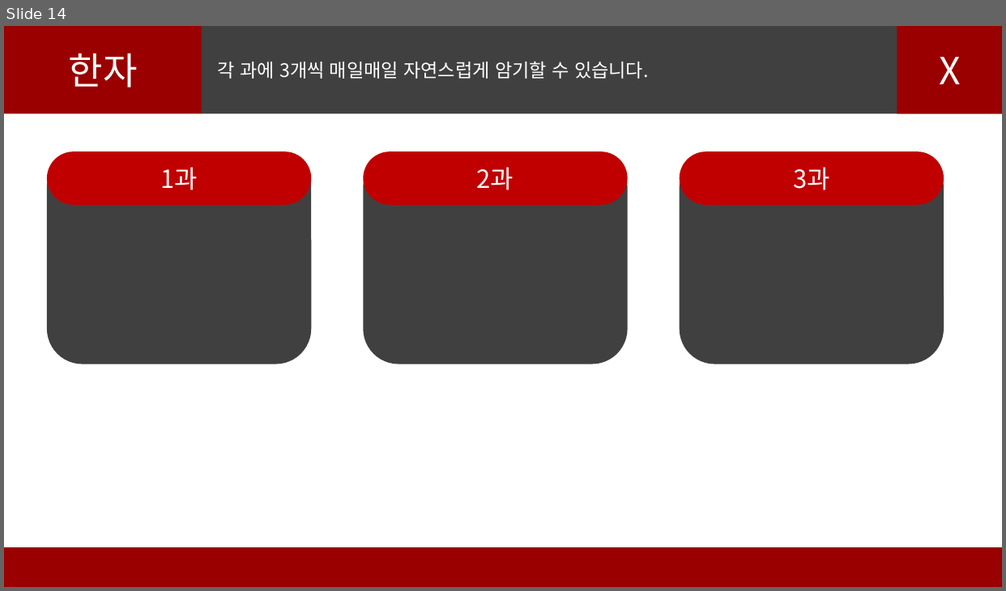
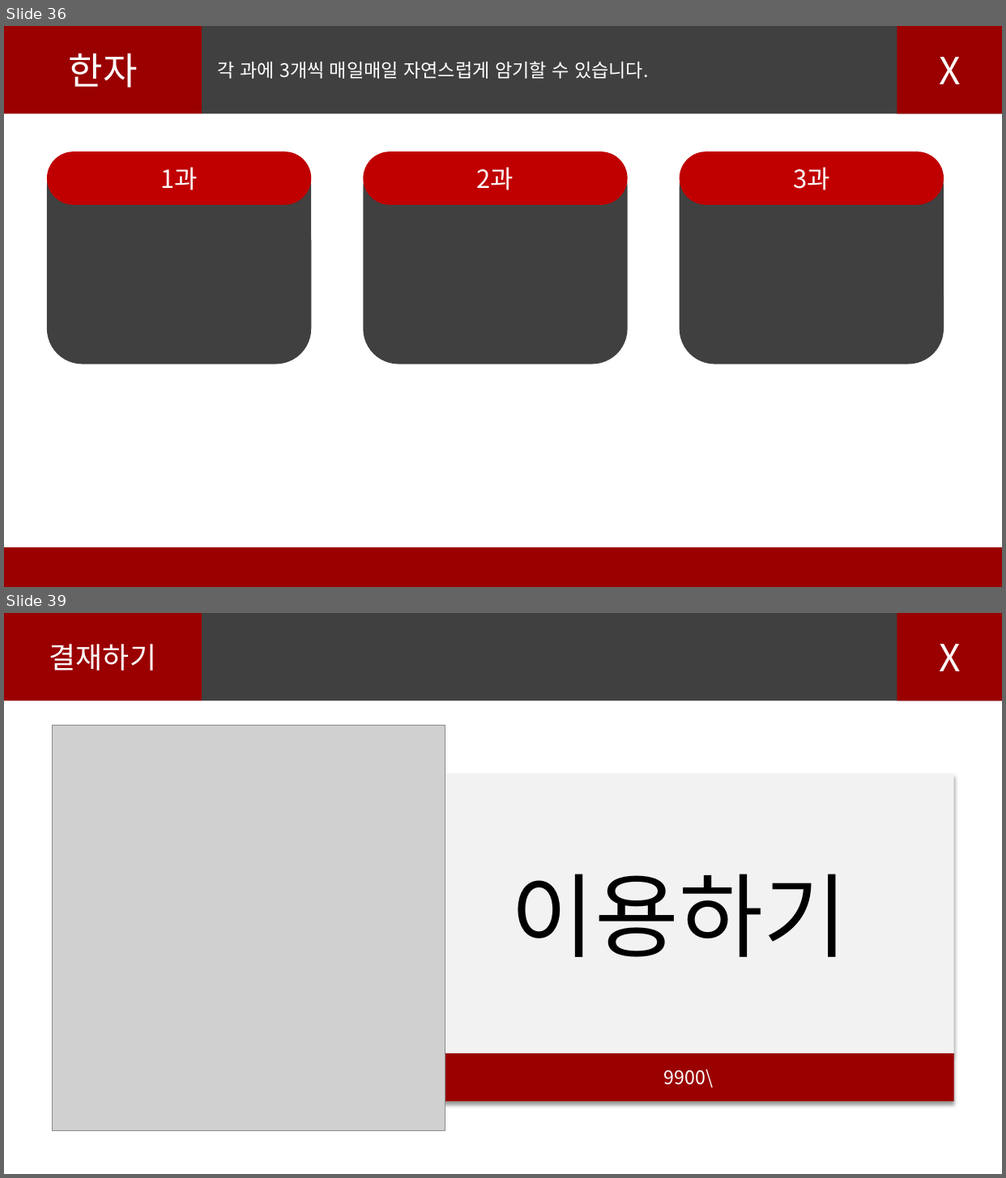
Before and after one commit to jaeyunSTRONE/nihonggo, a slide deck: 마이니치니홍고.pptx. Shown one above the other, each under a label of ours: slide 14 before the commit, slides 36 and 39 after it; the slides between them are not shown. The pictures are 1006x591 and 1006x1178 pixels, drawn with LibreOffice and Linux fonts; fonts in the diff are those of the drawing; grey boxes stand for pictures. Boxes give left, top, right and bottom in pixels: in the first picture for what was removed or moved away, otherwise in the second. Text is boxed around its words. In the diff, an @@ line names an element or a change of style, - is before the commit and + after.

```diff
--- a/마이니치니홍고.pptx
+++ b/마이니치니홍고.pptx
@@ slide 39 added at bbox=[4, 613, 1002, 1174], background #FFFFFF @@
@@ rectangle added at bbox=[4, 613, 202, 700], fill #9A0000, 28 pt, text #FFFFFF @@
+결재하기
@@ rectangle added at bbox=[202, 613, 1002, 700], fill #404040 @@
@@ rectangle added at bbox=[897, 613, 1002, 700], fill #9A0000, 36 pt, text #FFFFFF @@
+X
@@ picture added at bbox=[52, 726, 445, 1131] @@
@@ rectangle added at bbox=[404, 774, 954, 1054], fill #F2F2F2, 88 pt, text #000000 @@
+이용하기
@@ rectangle added at bbox=[424, 1054, 954, 1102], fill #9A0000, 18 pt, text #FFFFFF @@
+9900\
@@ what was slide 14 is now slide 36 @@
```
Also in this commit, not shown: 4 slides changed, 23 other slides added.
